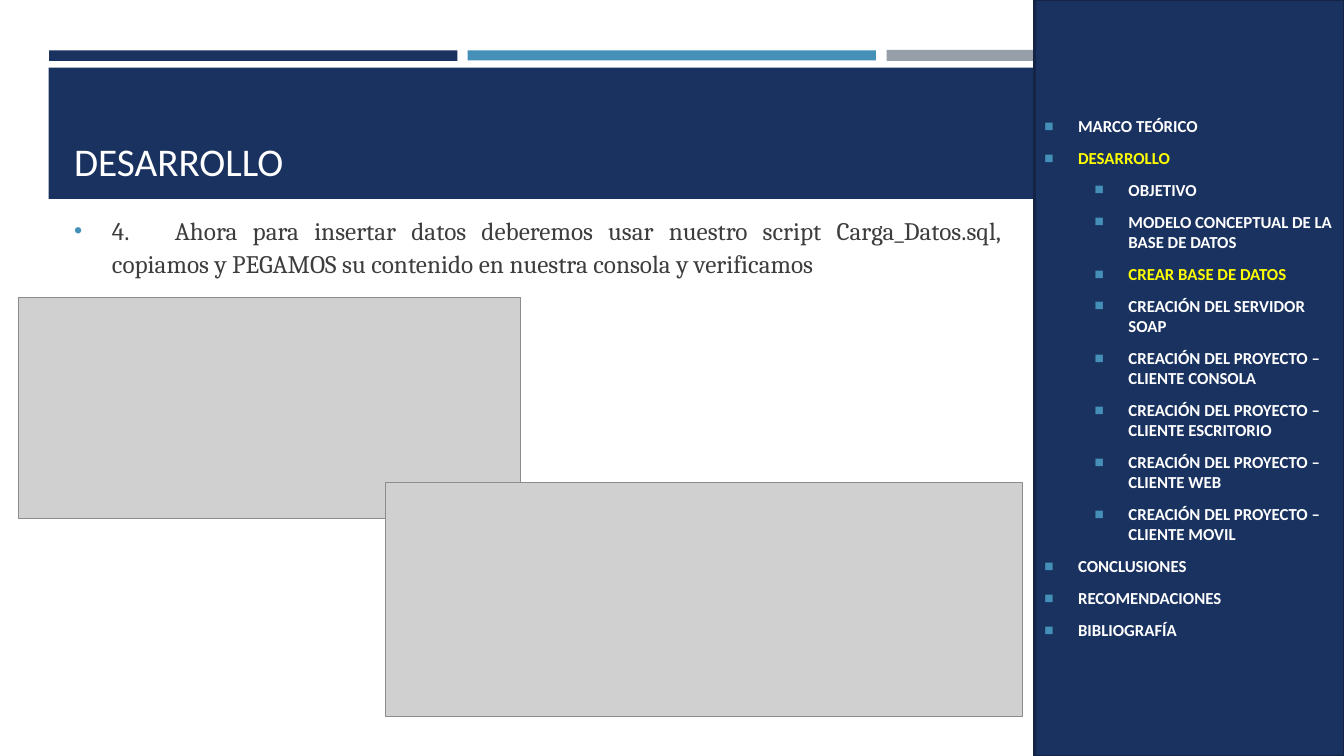
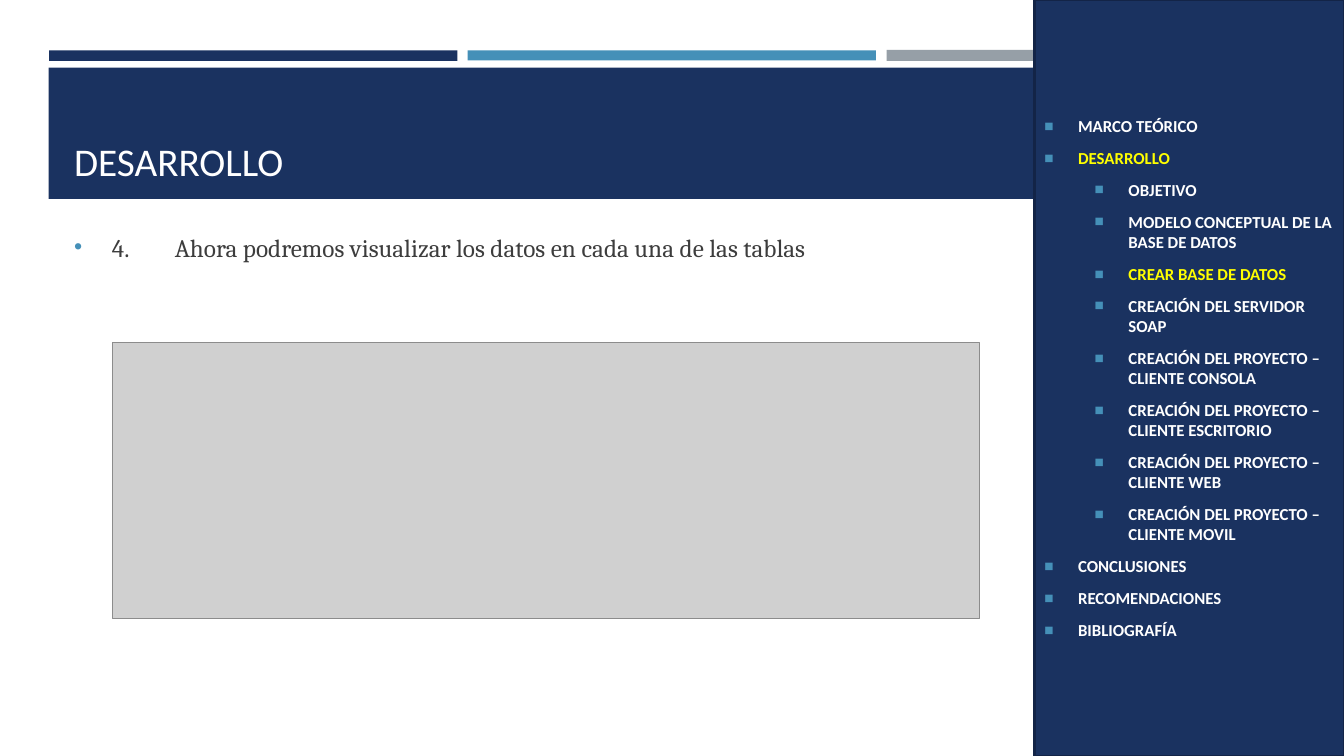
Before and after one commit to MateoMedranda/SoftwareArchitecture_Monster, a slide deck: slide 8 of TG.1.1. PAO202651_EUREKABANK_SOAP_JAVA_NRC36884_GR07/05. DOCUMENTACION/SOAP_EUREKABANK_JAVA_SOAP_GR07.pptx. Drawn at 1344x756 pixels with LibreOffice and Linux fonts; fonts in the diff are those of the drawing; grey boxes stand for pictures. Boxes give left, top, right and bottom in pixels: in the first picture for what was removed or moved away, otherwise in the second. Text is boxed around its words. In the diff, an @@ line names an element or a change of style, - is before the commit and + after.

Commit message:
doc: presentación completa para soap java bdd

```diff
--- a/TG.1.1. PAO202651_EUREKABANK_SOAP_JAVA_NRC36884_GR07/05. DOCUMENTACION/SOAP_EUREKABANK_JAVA_SOAP_GR07.pptx
+++ b/TG.1.1. PAO202651_EUREKABANK_SOAP_JAVA_NRC36884_GR07/05. DOCUMENTACION/SOAP_EUREKABANK_JAVA_SOAP_GR07.pptx
@@ text at box(112, 239, 805, 263): text changed @@
-• 4. Ahora para insertar datos deberemos usar nuestro script Carga_Datos.sql, copiamos y PEGAMOS su contenido en nuestra consola y verificamos
+• 4. Ahora podremos visualizar los datos en cada una de las tablas
@@ picture removed at box(19, 297, 521, 519) @@
@@ picture added at box(113, 343, 980, 619) @@
@@ picture removed at box(385, 482, 1022, 716) @@
```
Also in this commit, not shown: 27 other slides changed, 2 slides removed, 2 other files.
